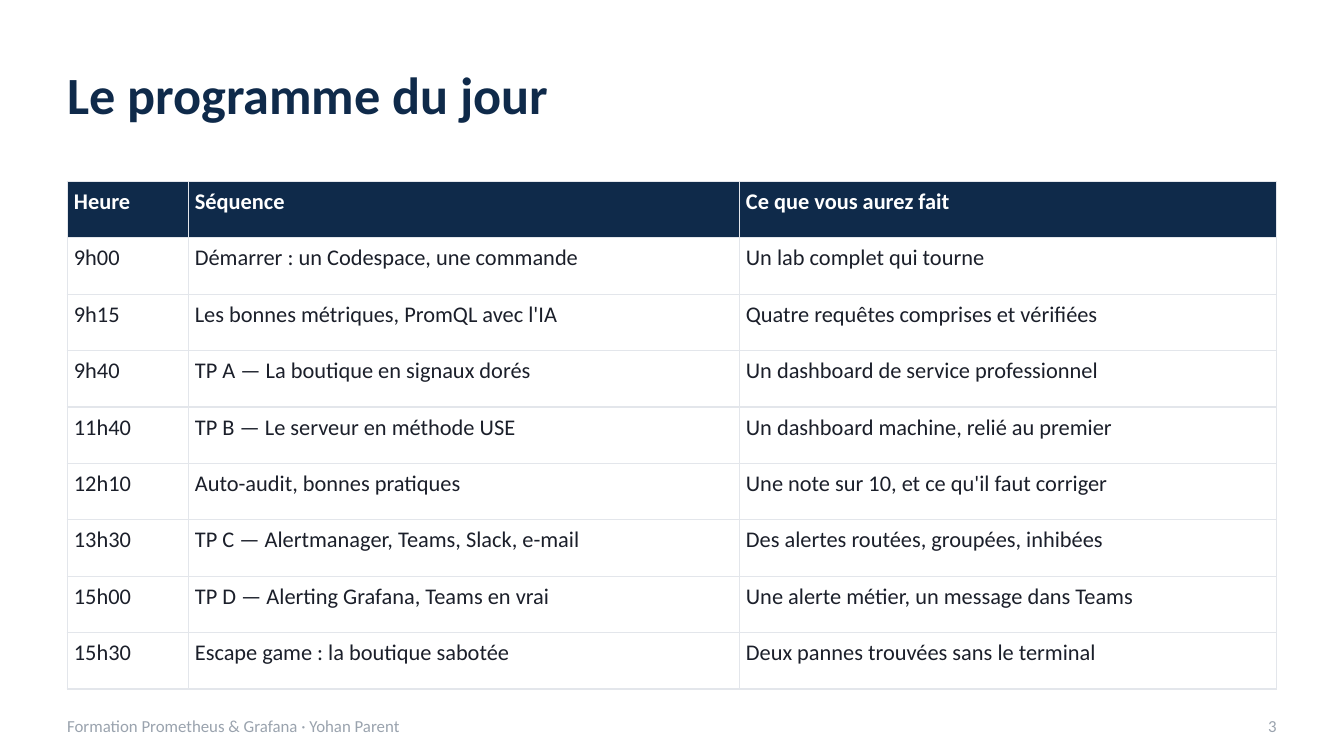
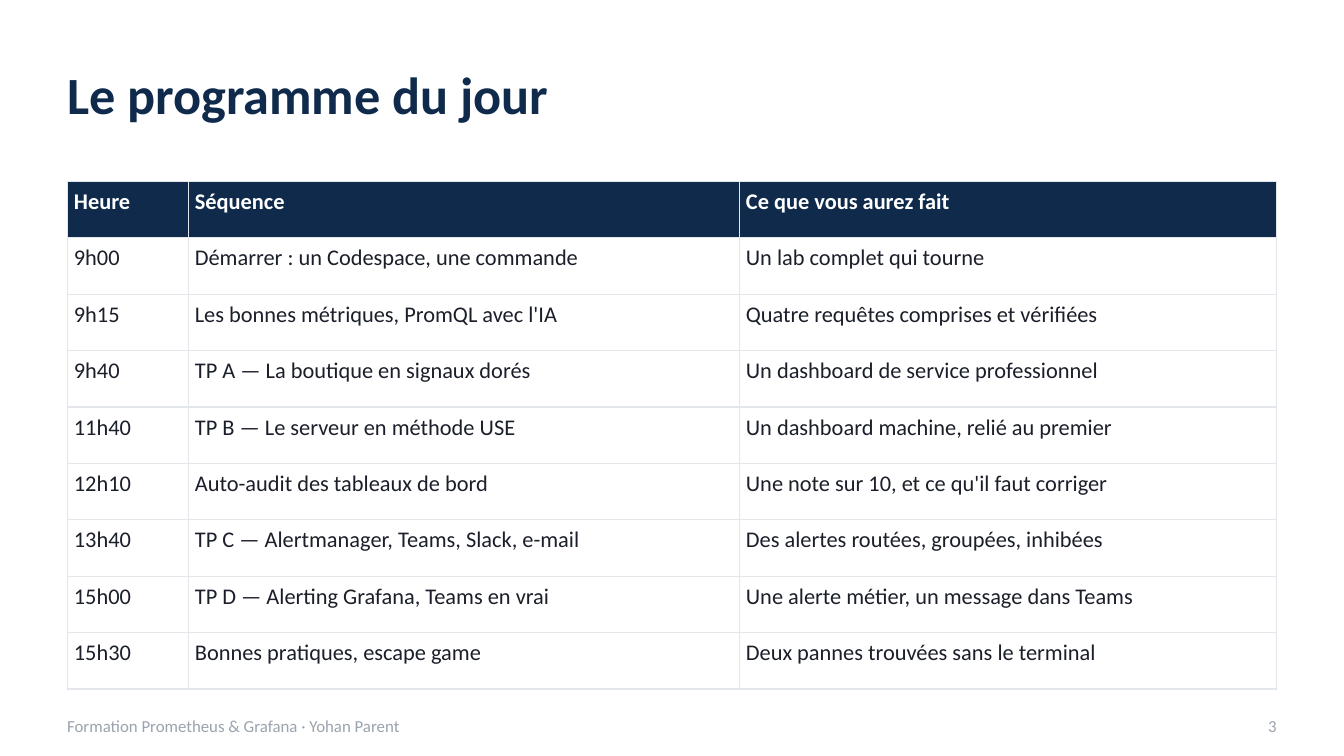
Before and after one commit to yparent/formation-observabilite-lab, a slide deck: slide 3 of docs/slides/Jour3-Prometheus-Grafana.pptx. Drawn at 1344x756 pixels with LibreOffice and Linux fonts; fonts in the diff are those of the drawing. Boxes give left, top, right and bottom in pixels: in the first picture for what was removed or moved away, otherwise in the second. Text is boxed around its words. In the diff, an @@ line names an element or a change of style, - is before the commit and + after.

```diff
--- a/docs/slides/Jour3-Prometheus-Grafana.pptx
+++ b/docs/slides/Jour3-Prometheus-Grafana.pptx
@@ table at (x1=67, y1=181, x2=1277, y2=668) @@
-row 6, column 2: Auto-audit, bonnes pratiques
+row 6, column 2: Auto-audit des tableaux de bord
-row 7, column 1: 13h30
+row 7, column 1: 13h40
-row 9, column 2: Escape game : la boutique sabotée
+row 9, column 2: Bonnes pratiques, escape game
```
Also in this commit, not shown: 2 other slides changed, 9 other files.
